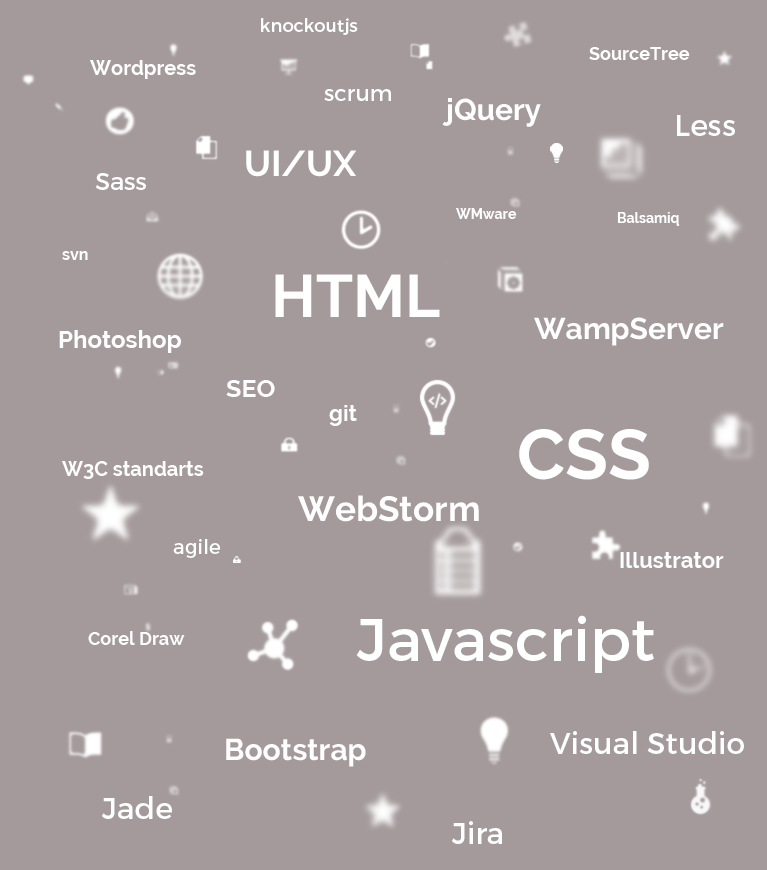
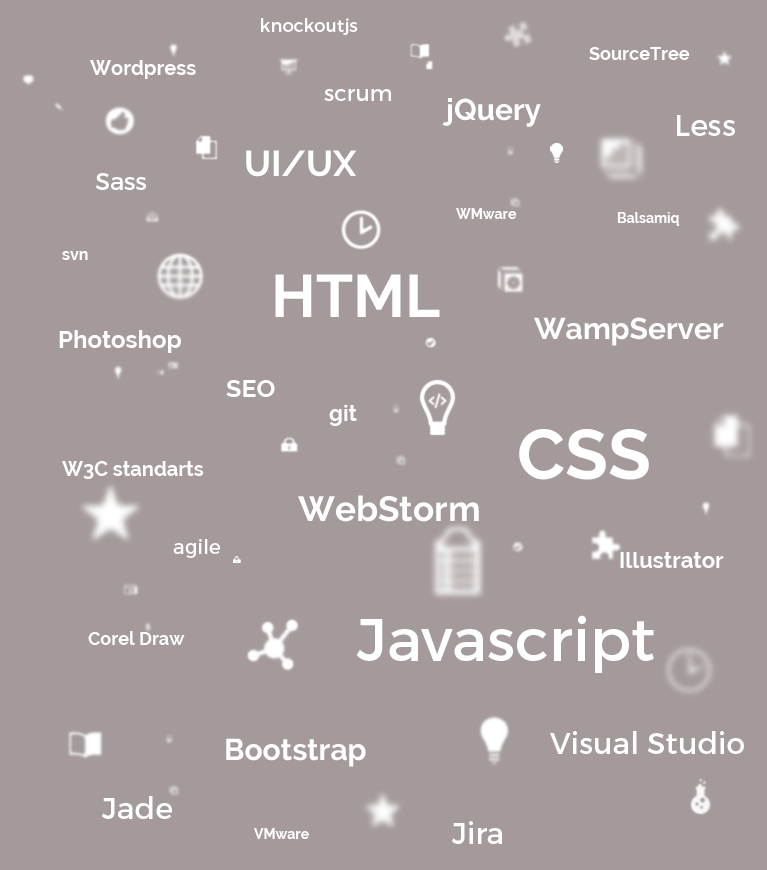
The second (767, 870) image is a revision of the first. Changes to its layers:
painted on "parallax_2" over left=254, top=828, right=309, bottom=839
